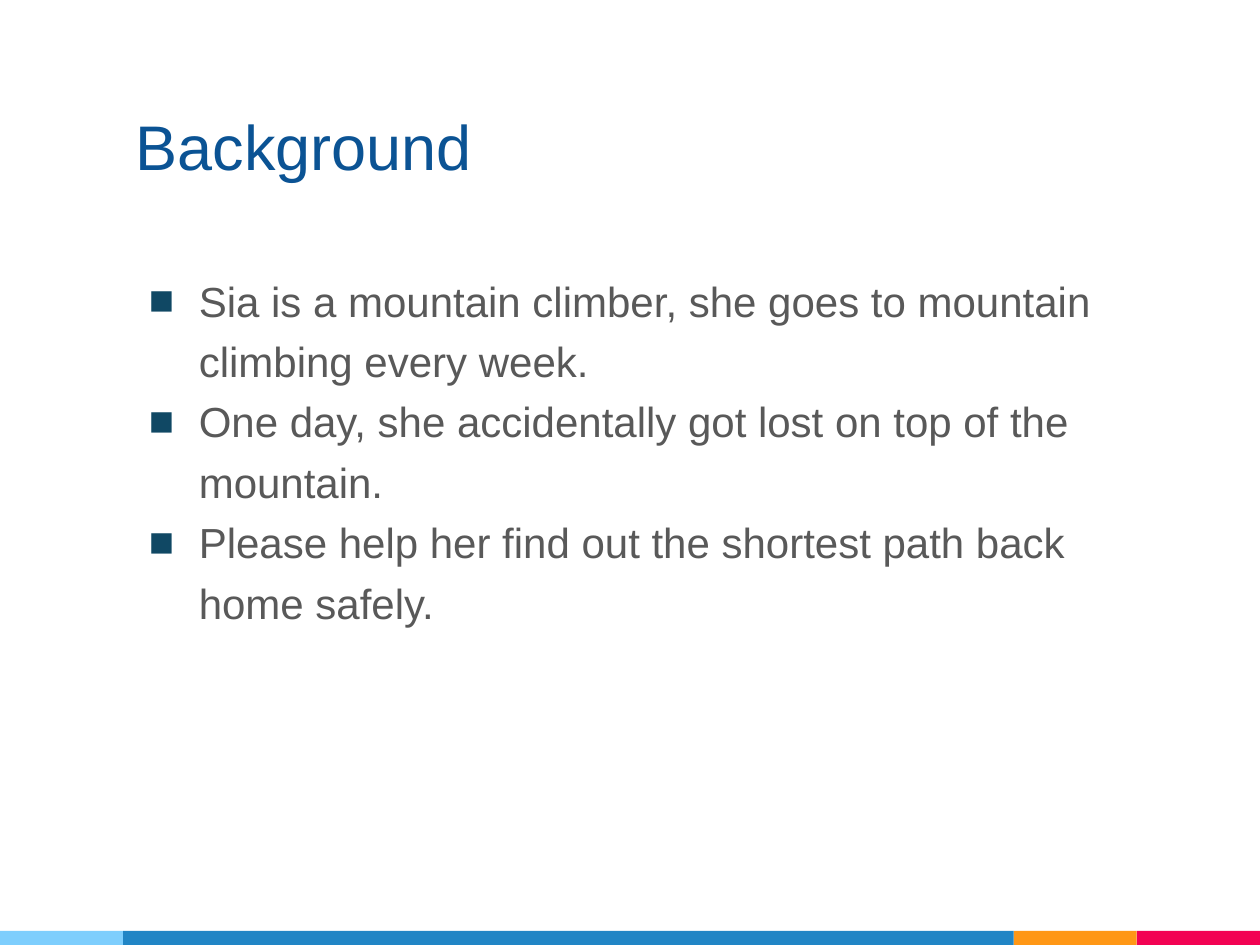
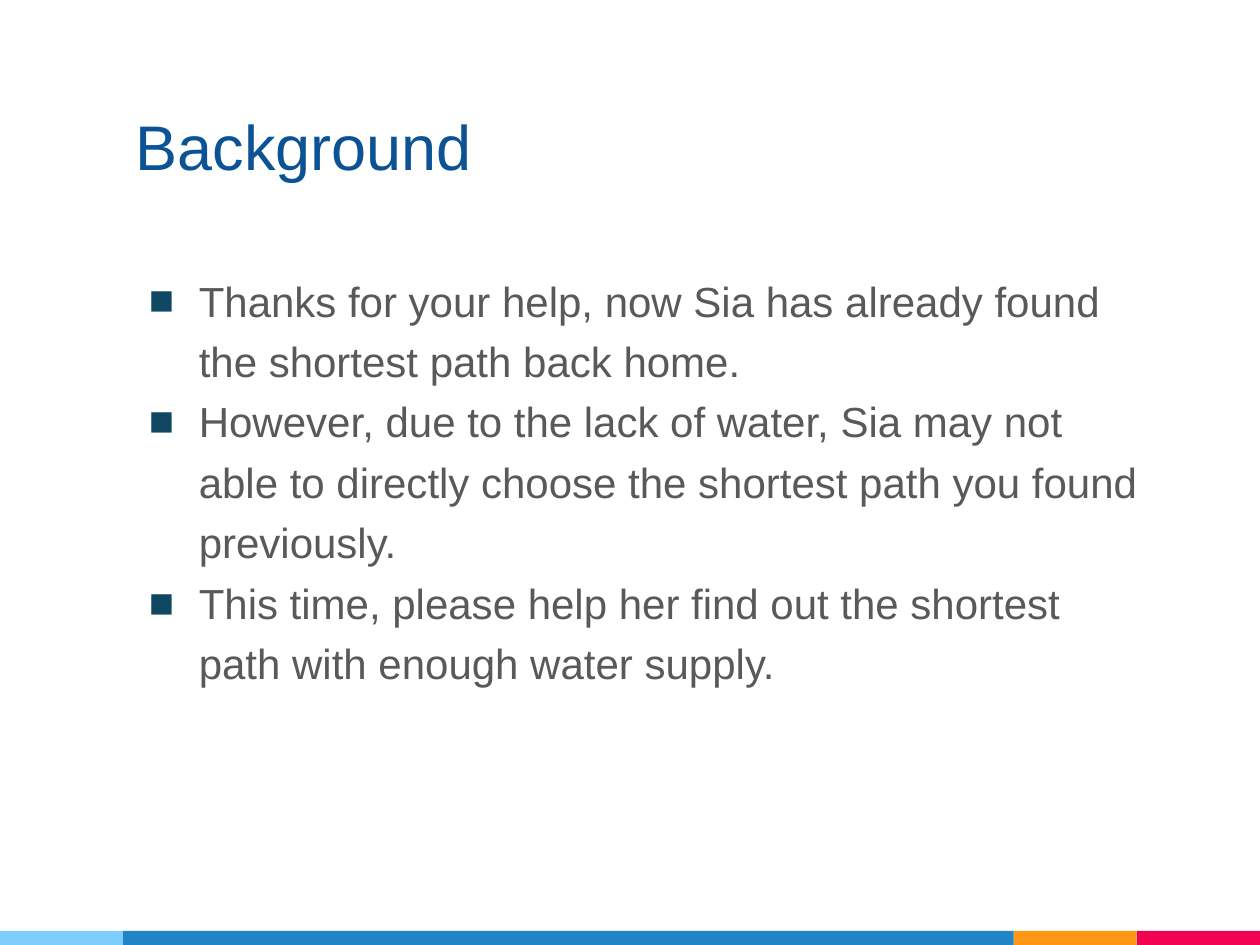
Before and after one commit to wuling31715/2021-NTHU-Data-Structure, a slide deck: slide 2 of ch05-tree/Quiz3/ppt/Quiz3.pptx. Drawn at 1260x945 pixels with LibreOffice and Linux fonts; fonts in the diff are those of the drawing. Boxes give left, top, right and bottom in pixels: in the first picture for what was removed or moved away, otherwise in the second. Text is boxed around its words. In the diff, an @@ line names an element or a change of style, - is before the commit and + after.

```diff
--- a/ch05-tree/Quiz3/ppt/Quiz3.pptx
+++ b/ch05-tree/Quiz3/ppt/Quiz3.pptx
@@ text at [199,286,1137,688]: text changed @@
-■ Sia is a mountain climber, she goes to mountain climbing every week.
-■ One day, she accidentally got lost on top of the mountain.
-■ Please help her find out the shortest path back home safely.
+■ Thanks for your help, now Sia has already found the shortest path back home.
+■ However, due to the lack of water, Sia may not able to directly choose the shortest path you found previously.
+■ This time, please help her find out the shortest path with enough water supply.
```
Also in this commit, not shown: 2 other slides changed.
